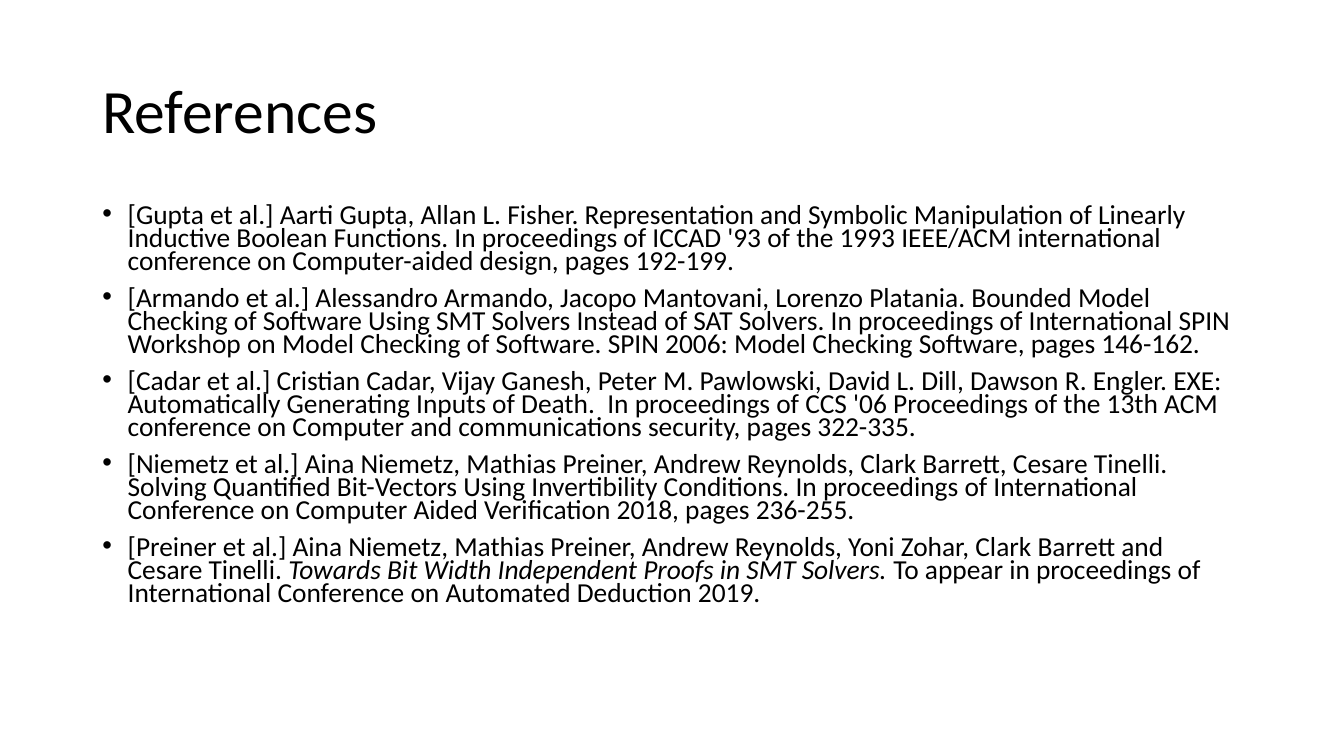
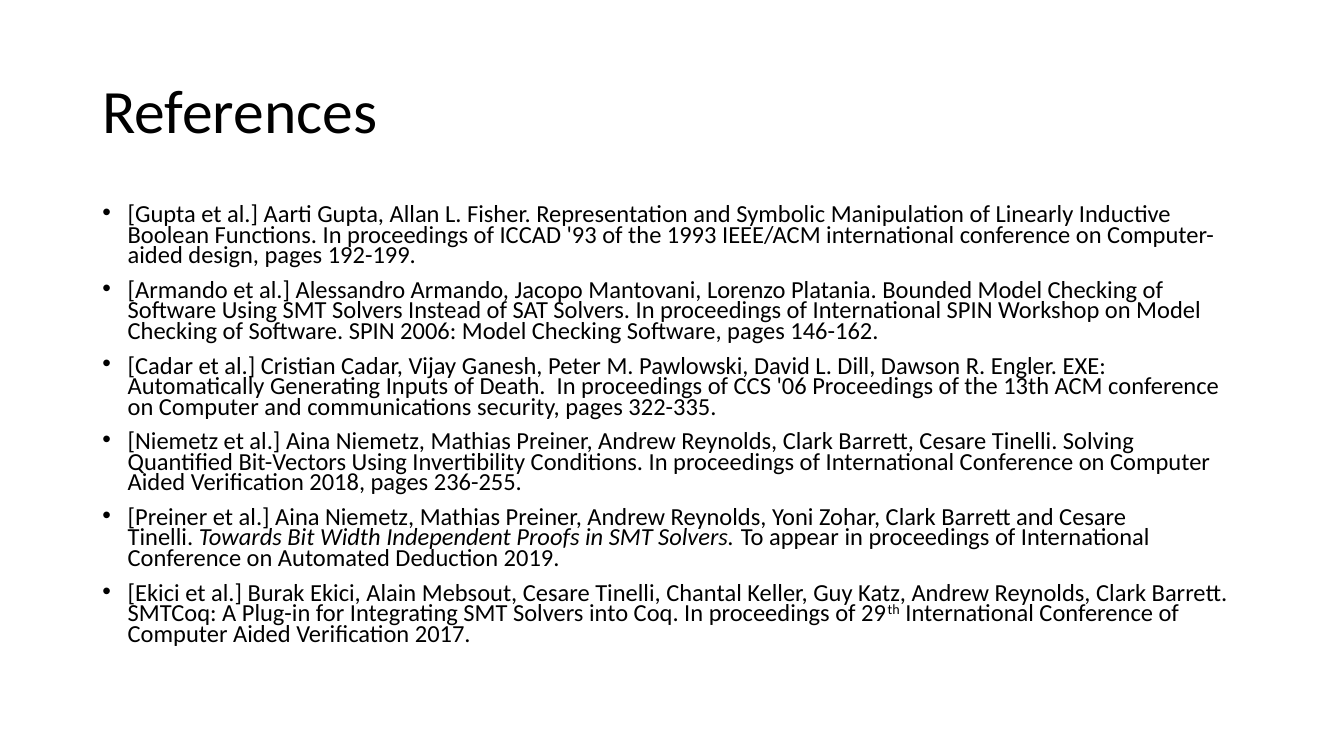
Before and after one commit to arjunvish/pxtp2019presentation, a slide deck: slide 18 of Presentation.pptx (slide 13 before the commit). Drawn at 1344x756 pixels with LibreOffice and Linux fonts; fonts in the diff are those of the drawing. Boxes give left, top, right and bottom in pixels: in the first picture for what was removed or moved away, otherwise in the second. Text is boxed around its words. In the diff, an @@ line names an element or a change of style, - is before the commit and + after.

```diff
--- a/Presentation.pptx
+++ b/Presentation.pptx
@@ text at bbox=[128, 204, 1219, 566]: size 19.6 to 17.5 pt in "[Gupta et al.] Aarti Gupta, Allan L. ...", "[Armando et al.] Alessandro Armando, Jacopo Mantovani, ...", "[Cadar et al.] Cristian Cadar, Vijay Ganesh, ...", "[Niemetz et al.] Aina Niemetz, Mathias Preiner, ..." and 1 more places @@
@@ text at bbox=[128, 583, 1228, 646]: paragraph added @@
+• [Ekici et al.] Burak Ekici, Alain Mebsout, Cesare Tinelli, Chantal Keller, Guy Katz, Andrew Reynolds, Clark Barrett. SMTCoq: A Plug-in for Integrating SMT Solvers into Coq. In proceedings of 29th International Conference of Computer Aided Verification 2017.
```
Also in this commit, not shown: 2 other slides changed, 5 slides added.
